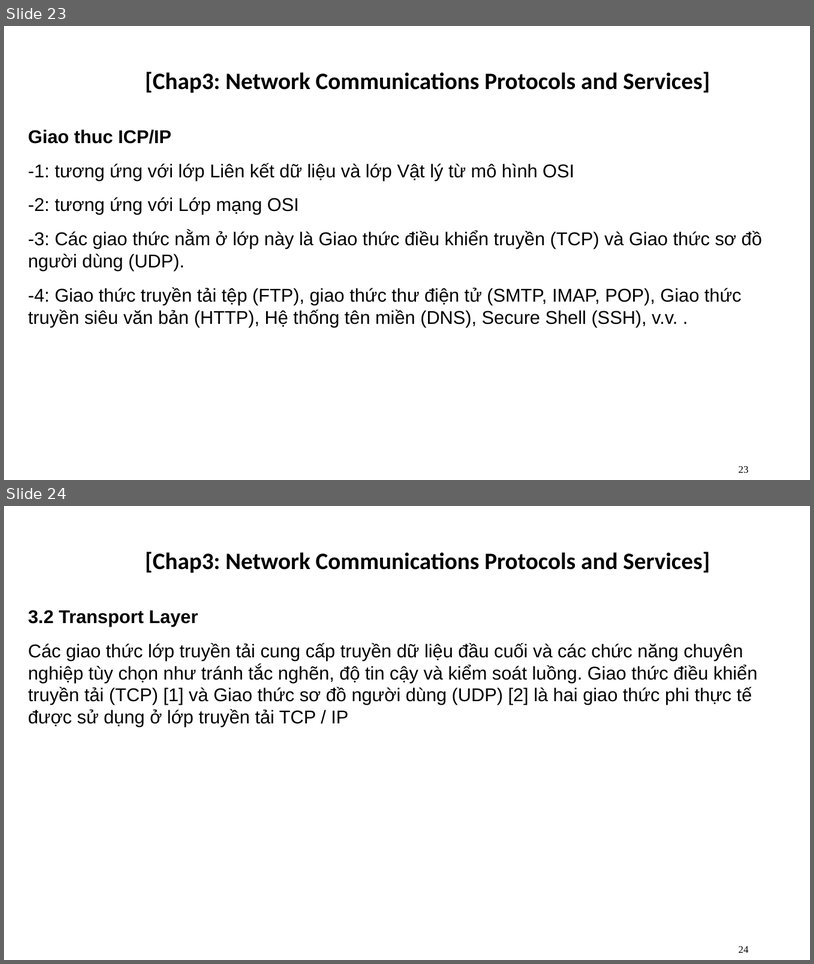
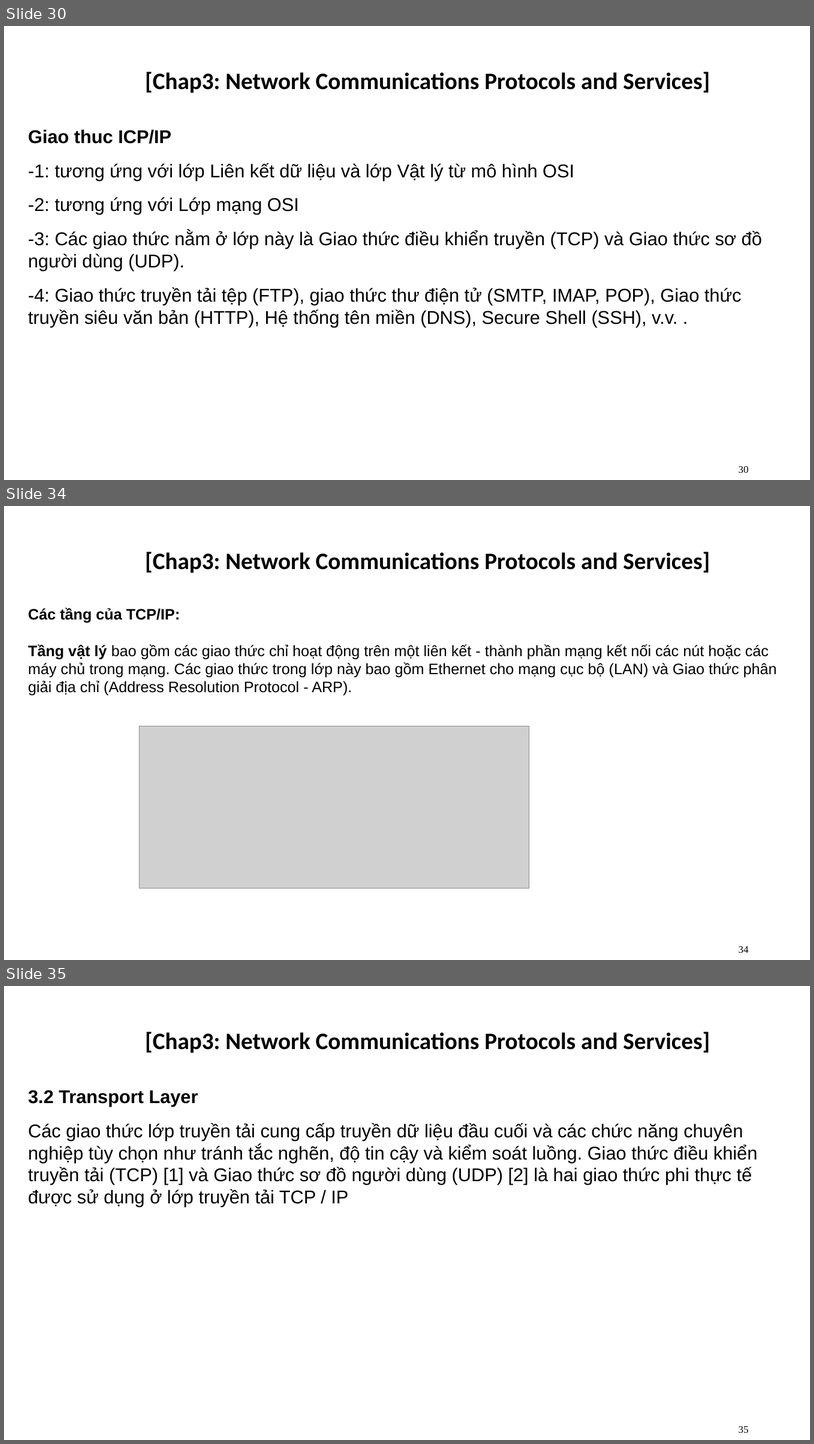
Before and after one commit to quang-vn26/Advanced-Network-Programming-Tieng-Viet-, a slide deck: pp1.pptx. Shown one above the other, each under a label of ours: slides 23 and 24 before the commit, slides 30, 34 and 35 after it; the slides between them are not shown. The pictures are 814x964 and 814x1444 pixels, drawn with LibreOffice and Linux fonts; fonts in the diff are those of the drawing; grey boxes stand for pictures; background and template pictures are left out. Boxes give left, top, right and bottom in pixels: in the first picture for what was removed or moved away, otherwise in the second. Text is boxed around its words. In the diff, an @@ line names an element or a change of style, - is before the commit and + after.

```diff
--- a/pp1.pptx
+++ b/pp1.pptx
@@ slide 34 added at (4, 506, 810, 960), background picture (left out) @@
@@ text added at (145, 552, 710, 573), 28 pt, text #000000, bold @@
+[Chap3: Network Communications Protocols and Services]
@@ text added at (28, 607, 777, 696), 18 pt, text #000000 @@
+Các tầng của TCP/IP:
+Tầng vật lý bao gồm các giao thức chỉ hoạt động trên một liên kết - thành phần mạng kết nối các nút hoặc các máy chủ trong mạng. Các giao thức trong lớp này bao gồm Ethernet cho mạng cục bộ (LAN) và Giao thức phân giải địa chỉ (Address Resolution Protocol - ARP).
@@ picture added at (139, 726, 529, 888) @@
@@ page number added at (739, 946, 749, 952), 12 pt, text #000000 @@
+34
@@ what was slide 23 is now slide 30 @@
@@ page number at (739, 466, 749, 472): text changed @@
-23
+30
@@ what was slide 24 is now slide 35 @@
@@ page number at (739, 1426, 749, 1432): text changed @@
-24
+35
```
Also in this commit, not shown: 16 slides changed, 10 other slides added, 2 slides removed.
